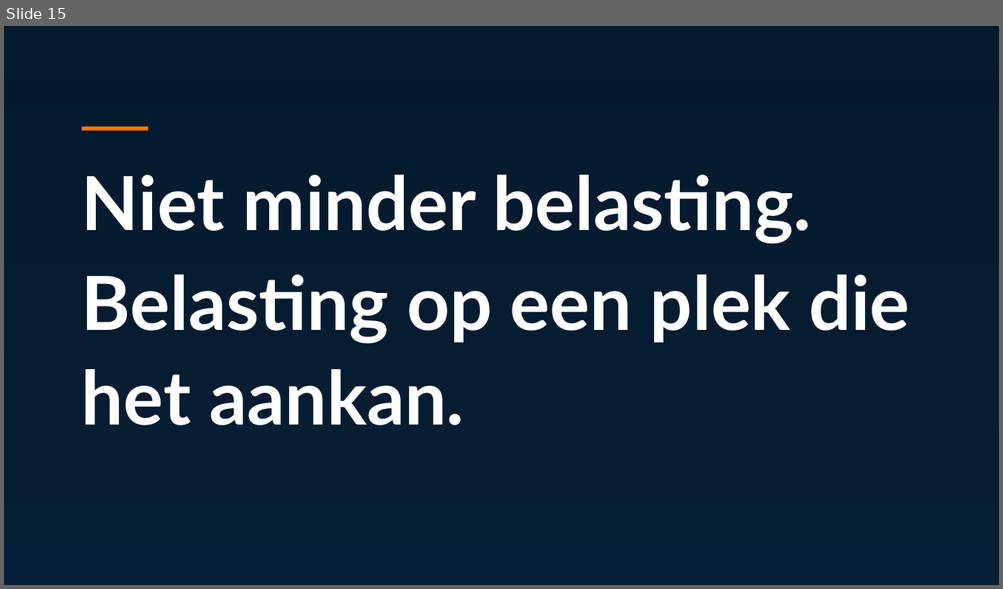
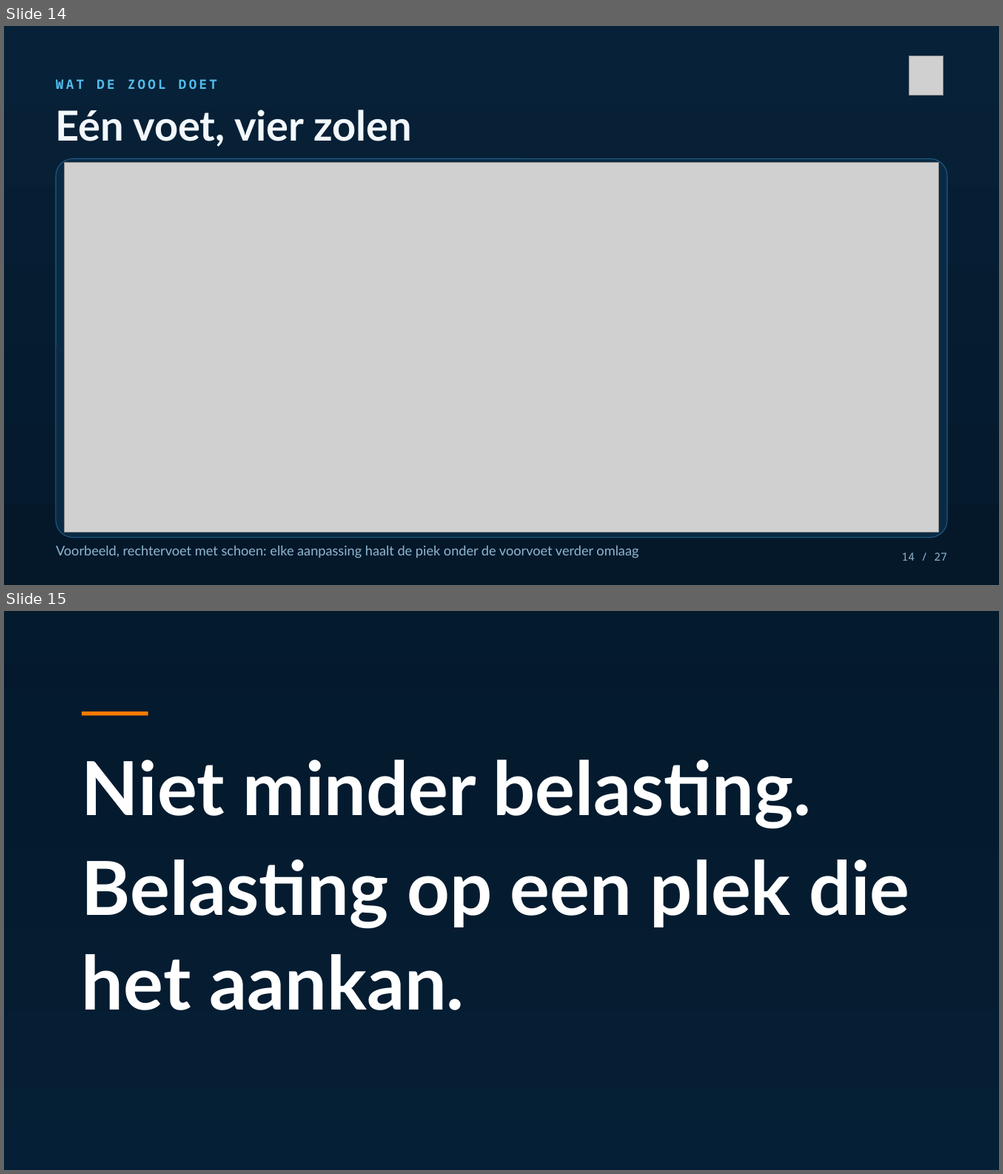
Before and after one commit to Dellfs/paradise-project, a slide deck: PARADISE_presentatie/PARADISE_az_groeninge.pptx. Shown one above the other, each under a label of ours: slide 15 before the commit, slides 14 and 15 after it. The pictures are 1003x589 and 1003x1174 pixels, drawn with LibreOffice and Linux fonts; fonts in the diff are those of the drawing; grey boxes stand for pictures; background and template pictures are left out; a plain dark background stands for a picture behind light text. Boxes give left, top, right and bottom in pixels: in the first picture for what was removed or moved away, otherwise in the second. Text is boxed around its words. In the diff, an @@ line names an element or a change of style, - is before the commit and + after.

```diff
--- a/PARADISE_presentatie/PARADISE_az_groeninge.pptx
+++ b/PARADISE_presentatie/PARADISE_az_groeninge.pptx
@@ slide 14 added at (4, 26, 999, 585), background #FFFFFF @@
@@ rectangle added at (4, 26, 999, 585), fill gradient #072138 to #04182A @@
@@ picture added at (909, 56, 943, 96) @@
@@ text added at (56, 79, 217, 89), 12.5 pt, text #52BDEC, bold @@
+WAT DE ZOOL DOET
@@ text added at (56, 110, 412, 147), 40 pt, text #F2F8FC, bold @@
+Eén voet, vier zolen
@@ rounded rectangle added at (56, 158, 946, 538), fill #0A2A44, outline #215B84 0.75 pt @@
@@ picture added at (65, 163, 939, 533) @@
@@ text added at (56, 545, 638, 559), 13 pt, text #8FB6D0 @@
+Voorbeeld, rechtervoet met schoen: elke aanpassing haalt de piek onder de voorvoet verder omlaag
@@ text added at (902, 553, 947, 561), 10.5 pt, text #8FB6D0 @@
+14 / 27
```
Also in this commit, not shown: 22 slides changed, 1 other slide added, 1 slide removed, 1 other file.
